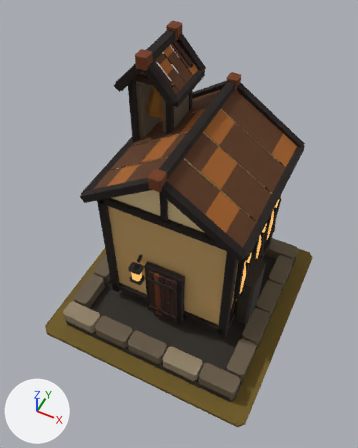
The glTF model art/chapel_t6/chapel_t6.glb: old version first, new version second.
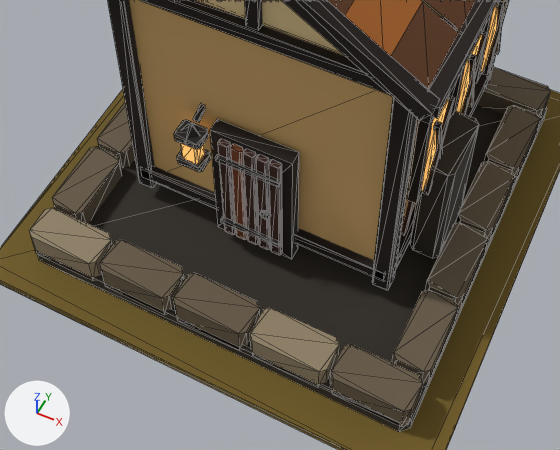
Each version is shown whole from a 50 mm camera at (1.39, -2.96, 4.85) aimed at (-0.03, -0.13, 1.3), then close up on the part from 14% to 84% of the width and 46% to 92% of the height. Lighting does not change. The marker at lower left points along +X, +Y and +Z. The last two pictures show the newer version. The close-ups show mesh edges as thin lines.

Script lines for the objects in view, before the commit:
```python
me_mmr___chapel___t06_architecture_mesh_001 = bpy.data.meshes.new('MMR | chapel | T06 Architecture Mesh.001')
me_mmr___chapel___t06_architecture_mesh_001.from_pydata(...)  # 1346 vertices, 2124 faces; spans x -1.0..1.0, y -1.0..1.03, z 0.0..2.72
# faces by material slot: [2060, 64]
me_mmr___chapel___t06_architecture_mesh_001.materials.append(mat_mmr___shared_palette_atlas)  # picture img_mmr_shared_color_palette_64
me_mmr___chapel___t06_architecture_mesh_001.materials.append(mat_mmr___amber)  # orange #ffc06a, glowing orange #daa459
me_mmr___chapel___tier_06_ground_mesh_001 = bpy.data.meshes.new('MMR | chapel | Tier 06 Ground Mesh.001')
me_mmr___chapel___tier_06_ground_mesh_001.from_pydata(...)  # 16 vertices, 28 faces; spans x -1.17..1.17, y -1.17..1.17, z -0.05..0.0
me_mmr___chapel___tier_06_ground_mesh_001.materials.append(mat_mmr___shared_palette_atlas)  # picture img_mmr_shared_color_palette_64
ob_mmr___chapel___t06_architecture_001 = bpy.data.objects.new('MMR | chapel | T06 Architecture.001', me_mmr___chapel___t06_architecture_mesh_001)
ob_mmr___chapel___t06_architecture_001.location = (0.0, 0.0, 0.05)
ob_mmr___chapel___tier_06_ground_001 = bpy.data.objects.new('MMR | chapel | Tier 06 Ground.001', me_mmr___chapel___tier_06_ground_mesh_001)
ob_mmr___chapel___tier_06_ground_001.location = (0.0, 0.0, 0.05)
```
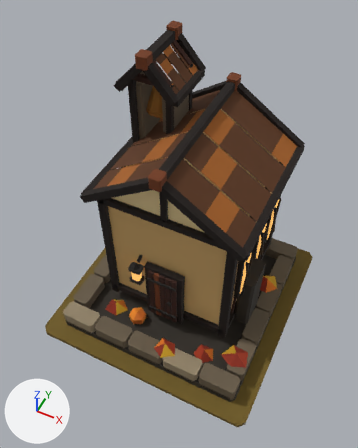
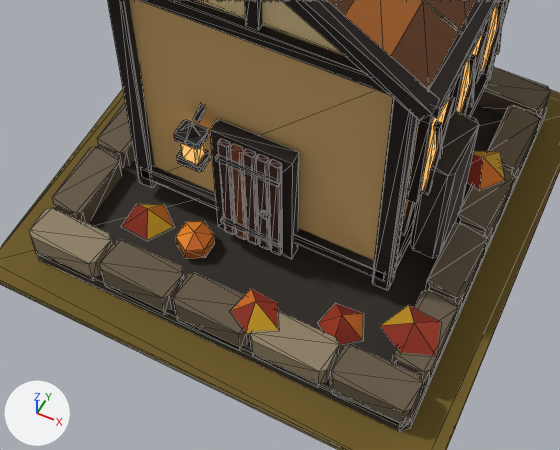
Changed parts and their boxes [x1, y1, x2, y2] in the close-ups (560 x 450 px):
'MMR | chapel | T06 Autumn Dressing.001', added: after [122, 151, 505, 355]

The edits, one by one:
Mesh me_mmr___chapel___t06_autumn_dressing_001 is new.
It has 43 vertices, 43 faces and spans x -0.67..1.0, y -0.98..0.48, z 0.08..0.32.
It uses material mat_mmr___shared_palette_atlas (picture img_mmr_shared_color_palette_64).
Object 'MMR | chapel | T06 Autumn Dressing.001' (ob_mmr___chapel___t06_autumn_dressing_001) is new; it shows me_mmr___chapel___t06_autumn_dressing_001.
Its location is (0.0, 0.0, 0.05).
